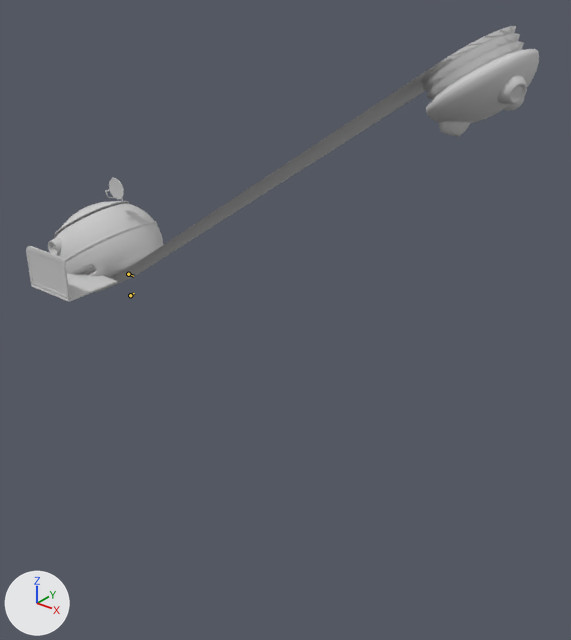
What one commit did to the FBX model DeathRush/Assets/FBX/AssistRobot/AssistRobot.FBX.
One viewpoint serves both versions: a camera (50 mm lens) standing at (2.06, -1.63, 0.99) and looking at (0.74, 0.02, -0.03). The lights are fixed; the arrows at lower left show +X, +Y and +Z. Both versions are drawn at frame 101 of the action 'Take 001'; the numbers are the values there. The bones that bend it are drawn over the model as lines.

Objects in the first picture: 'Body', 'Monitor', 'Table'.
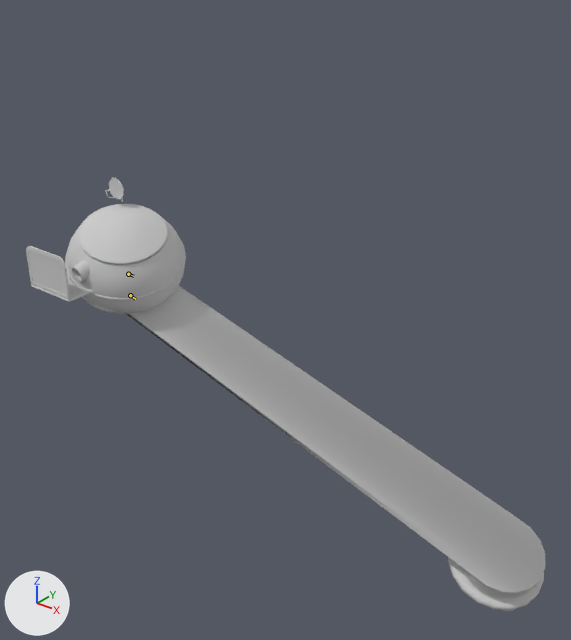
ob_assistrobot is not drawn itself; it is the parent of ob_satellite, ob_monitortongue.

What differs and where, as boxes [x1, y1, x2, y2] in the pictures (571 x 640 px):
'Body', posed (53% taller)
    before: [48, 26, 539, 292]
    after: [65, 204, 545, 611]

The change in detail:
Object 'DownBody' (bone_rig_object) turns from (0, -35, 0) to (15, 17, 0) degrees about its own x, y and z.
